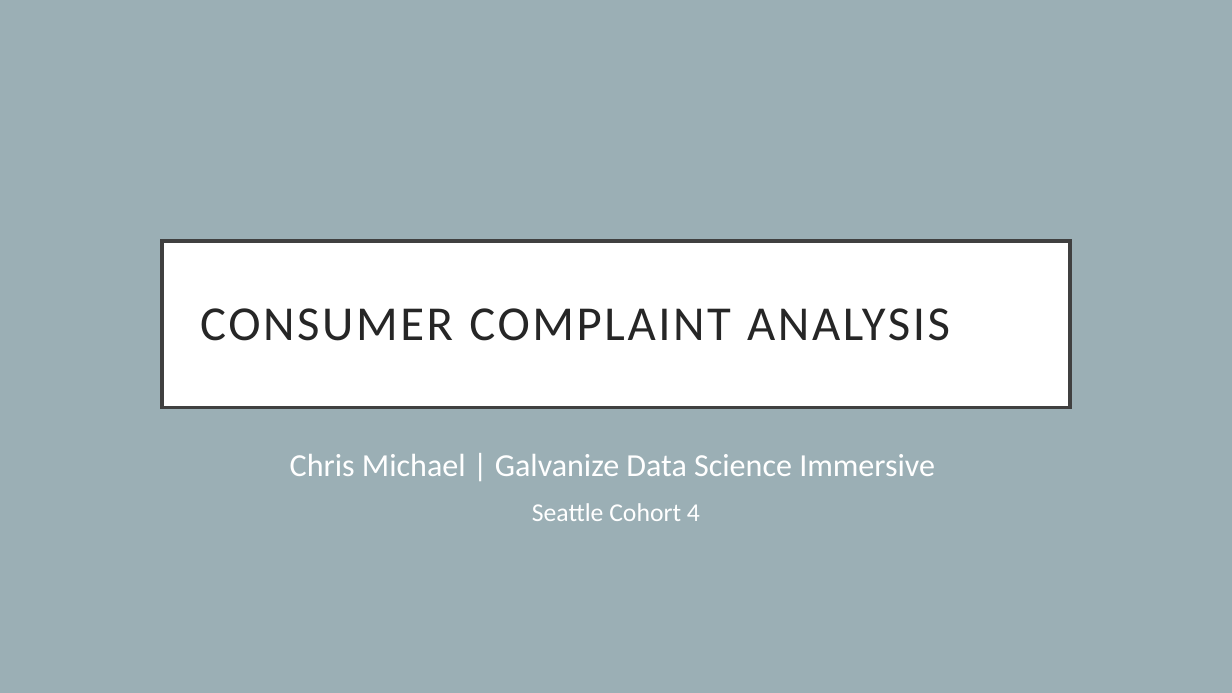
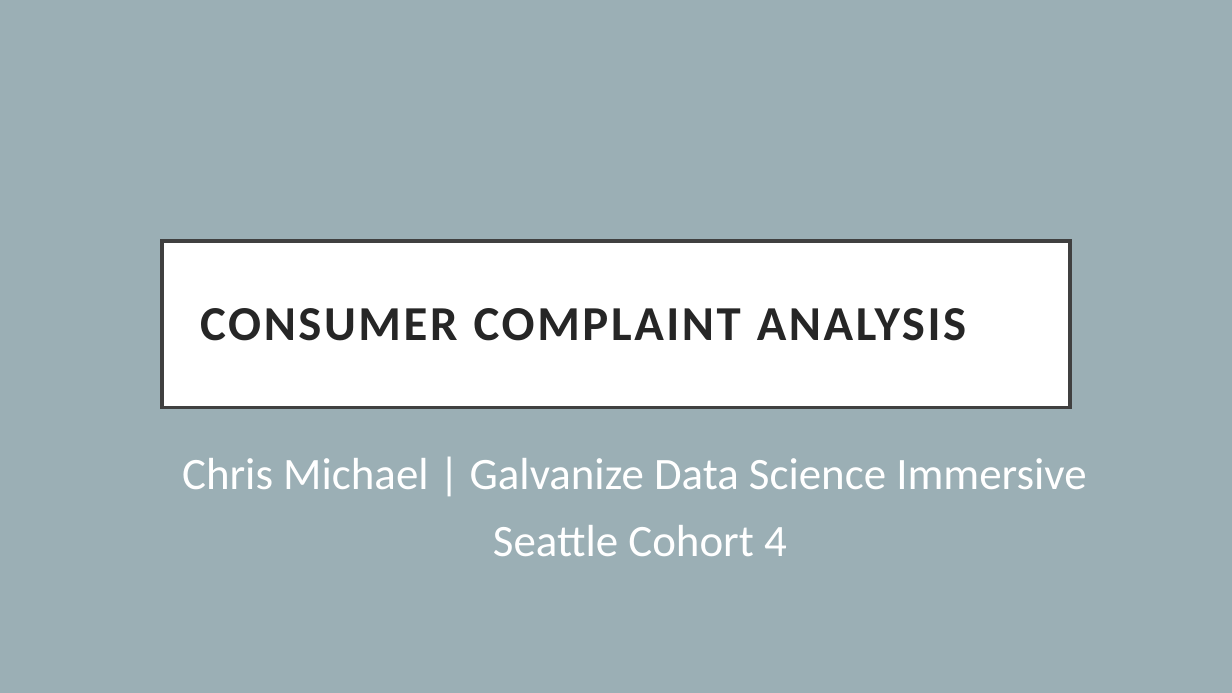
Before and after one commit to ChrisMichael11/Consumer_Complaint_Project, a slide deck: slide 1 of ppt/Consumer_Complaints.pptx. Drawn at 1232x693 pixels with LibreOffice and Linux fonts; fonts in the diff are those of the drawing. Boxes give left, top, right and bottom in pixels: in the first picture for what was removed or moved away, otherwise in the second. Text is boxed around its words. In the diff, an @@ line names an element or a change of style, - is before the commit and + after.

Commit message:
Adding final data

```diff
--- a/ppt/Consumer_Complaints.pptx
+++ b/ppt/Consumer_Complaints.pptx
@@ title "CONSUMER COMPLAINT ANALYSIS" at (162, 241, 1070, 408): bold on @@
@@ subtitle "Chris Michael | Galvanize Data ...": place and size @@
-subtitle "Chris Michael | Galvanize Data ..." at (290, 454, 935, 521)
+subtitle "Chris Michael | Galvanize Data ..." at (182, 458, 1086, 556)
@@ subtitle "Chris Michael | Galvanize Data ..." at (182, 458, 1086, 556): size 25 to 35 pt in "Chris Michael | Galvanize Data Science Immersive"; size 20 to 35 pt in "Seattle Cohort 4" @@
```
Also in this commit, not shown: 5 other slides changed, 3 slides removed, 2 other files.
